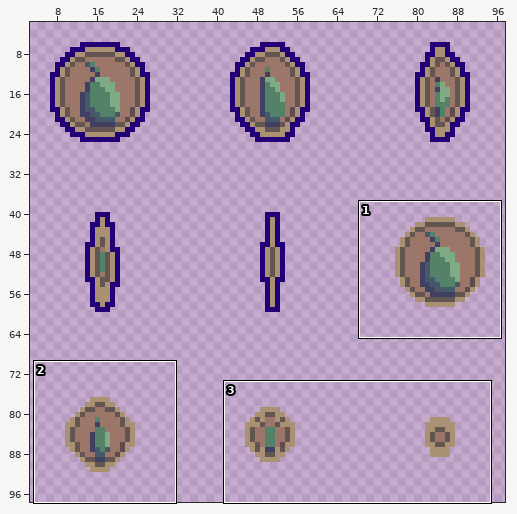
Edited in one commit: sprite sheet (images/shurikenicon-sheet0.png). Above: a wide view before the commit, with the close-up outlined.
Close-up. Before the edit:
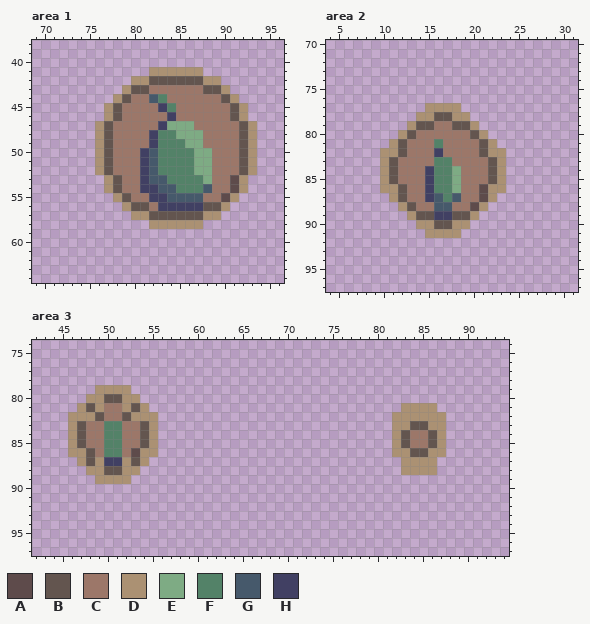
The file is 128x128 pixels. Shown: area 1: x 69..96, y 38..64; area 2: x 4..31, y 70..97; area 3: x 42..94, y 74..97. The wide view leaves out empty margins.
Palette (. is transparent): A #5e4b4b  B #63554f  C #9c7769  D #ab9173  E #7eab84  F #538268  G #46596b  H #414063
Pixels before, area 1, first column x 76:
41 ......DDDDDD......
42 ....DDBBBBBBDD....
43 ...DBBCCCCCCBBD...
44 ..DBCCGFCCCCCCBD..
45 .DBCCCCHFCCCCCCBD.
46 .DBCCCCCHCCCCCCBD.
47 DBCCCCCHEEECCCCCBD
48 DBCCCCHFFEEECCCCBD
49 DBCCCCHFFFEECCCCBD
50 DBCCCHGFFFFEECCCBD
51 DBCCCHGFFFFEECCCBD
52 DBCCCHGFFFFEECCCBD
53 .DBCCHGGFFFFECCAD.
54 .DBCCHHGGFFFGCCAD.
55 ..DBCCHHGGGGCCAD..
56 ...DBBCHHHHHBBD...
57 ....DDBBBBBBDD....
58 ......DDDDDD......
Pixels before, area 2, first column x 10:
77 .....DDDD.....
78 ....DDBBDD....
79 ...DBBCCBBD...
80 ..DBCCCCCCBD..
81 .DBCCCFCCCCBD.
82 DDBCCCHCCCCBDD
83 DBCCCCFFCCCCBD
84 DBCCCHFFECCCBD
85 DBCCCHFFECCCBD
86 DDBCCHFFECCADD
87 .DBCCHGFGCCAD.
88 ..DBCCGGCCAD..
89 ...DBBHHBBD...
90 ....DDBBDD....
91 .....DDDD.....
Pixels before, area 3, first column x 46:
79 ...DDDD...................................
80 ..DDBBDD..................................
81 .DBDCCDBD............................DDDD.
82 DDDBCCBDDD..........................DDDDDD
83 DBCCFFCCBD..........................DDBBDD
84 DBCCFFCCBD..........................DBCCBD
85 DBCCFFCCBD..........................DBCCBD
86 DDBCFFCADD..........................DDBBDD
87 .DBDHHDBD............................DDDD.
88 ..DDBBDD.............................DDDD.
89 ...DDDD...................................
New version:
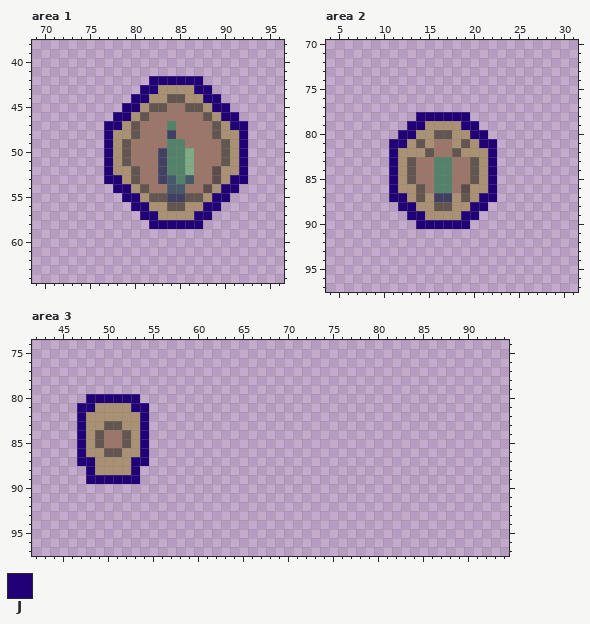
Colours new in this view: J #210077
The edit:
Changed rows in their new state; - is an unchanged pixel.
Area 1:
first column x 76:
41 ------......------
42 ----..JJJJJJ..----
43 ---..JJDDDDJJ..---
44 --..JJDDBBDDJJ..--
45 -..JJDBBC-BBDJJ..-
46 -.JJDB--C---BDJJ.-
47 .JJDB--CFCC--BDJJ.
48 .JDDB-CCHCCC-BDDJ.
49 .JDB--CC--CC--BDJ.
50 .JDB-CCH--ECC-BDJ.
51 .JDB-CCH--ECC-BDJ.
52 .JDDBCCH--ECCADDJ.
53 -JJDBCCHG-GCCADJJ-
54 -.JJDBCC-GCCADJJ.-
55 --.JJDBBHHBBDJJ.--
56 ---.JJDDBBDDJJ.---
57 ----.JJDDDDJJ.----
58 ------JJJJJJ------
Area 2:
first column x 10:
77 -----....-----
78 ----JJJJJJ----
79 ---JJDDDDJJ---
80 --JJDDBBDDJJ--
81 -JJDBDC-DBDJJ-
82 .JDDDBC-BDDDJ.
83 .JDB------BDJ.
84 .JDB-C--C-BDJ.
85 .JDB-C--C-BDJ.
86 .JDDBC--CADDJ.
87 -JJDBDHHDBDJJ-
88 --JJDDBBDDJJ--
89 ---JJDDDDJJ---
90 ----JJJJJJ----
91 -----....-----
Area 3:
first column x 46:
79 ---....-----------------------------------
80 --JJJJJJ----------------------------------
81 -JJ-DD-JJ----------------------------....-
82 .J-DDDD-J.--------------------------......
83 .JDDBBDDJ.--------------------------......
84 .JDBCCBDJ.--------------------------......
85 .JDBCCBDJ.--------------------------......
86 .JDDBBDDJ.--------------------------......
87 -JJ-DD-JJ----------------------------....-
88 --J-DD-J-----------------------------....-
89 --JJJJJJ----------------------------------
